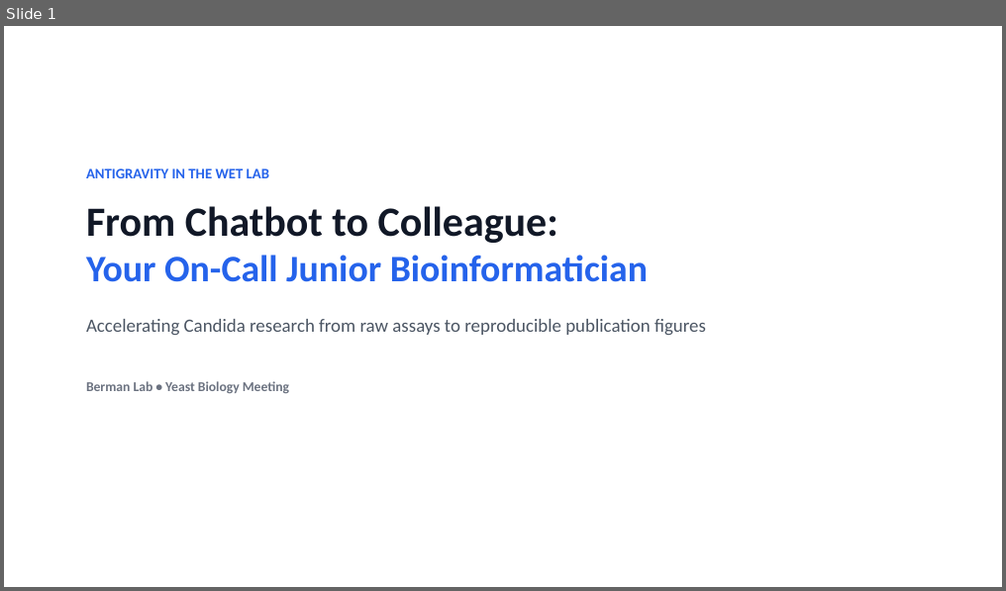
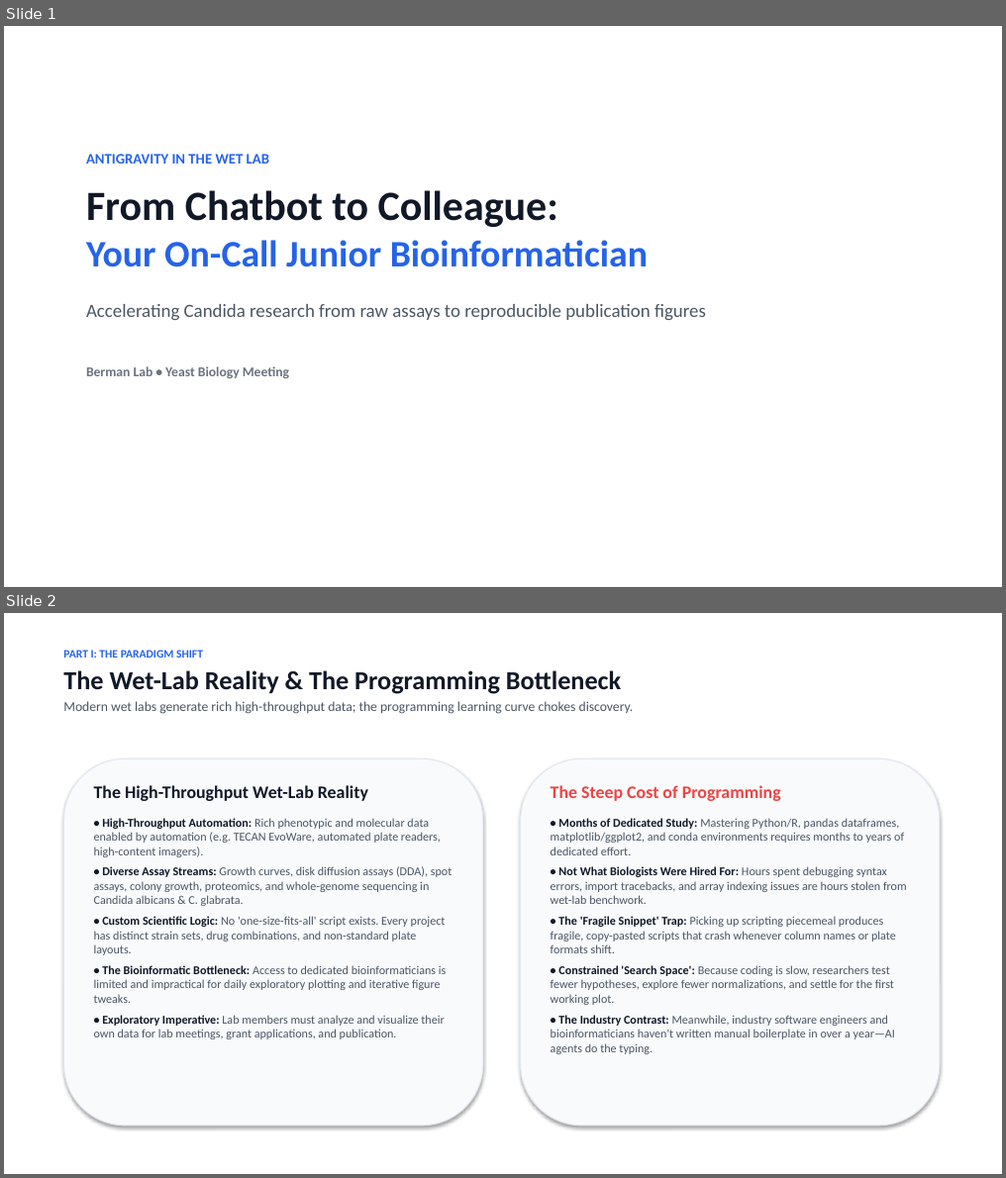
Before and after one commit to berman-lab/antigravity-intoduction-presentation, a slide deck: antigravity_lab_presentation.pptx. Shown one above the other, each under a label of ours: slide 1 before the commit, slides 1 and 2 after it. The pictures are 1006x591 and 1006x1178 pixels, drawn with LibreOffice and Linux fonts; fonts in the diff are those of the drawing. Boxes give left, top, right and bottom in pixels: in the first picture for what was removed or moved away, otherwise in the second. Text is boxed around its words. In the diff, an @@ line names an element or a change of style, - is before the commit and + after.

```diff
--- a/antigravity_lab_presentation.pptx
+++ b/antigravity_lab_presentation.pptx
@@ slide 2 added at (4, 613, 1002, 1174), background #FFFFFF @@
@@ text added at (63, 650, 634, 714), 13 pt, text #4B5563 @@
+PART I: THE PARADIGM SHIFT
+The Wet-Lab Reality & The Programming Bottleneck
+Modern wet labs generate rich high-throughput data; the programming learning curve chokes discovery.
@@ rounded rectangle added at (63, 759, 483, 1126), fill #F8FAFC, outline #E2E8F0 1 pt @@
@@ rounded rectangle added at (521, 759, 940, 1126), fill #F8FAFC, outline #E2E8F0 1 pt @@
@@ text added at (94, 785, 451, 1040), 11.5 pt, text #4B5563 @@
+The High-Throughput Wet-Lab Reality
+• High-Throughput Automation: Rich phenotypic and molecular data enabled by automation (e.g. TECAN EvoWare, automated plate readers, high-content imagers).
+• Diverse Assay Streams: Growth curves, disk diffusion assays (DDA), spot assays, colony growth, proteomics, and whole-genome sequencing in Candida albicans & C. glabrata.
+• Custom Scientific Logic: No 'one-size-fits-all' script exists. Every project has distinct strain sets, drug combinations, and non-standard plate layouts.
+• The Bioinformatic Bottleneck: Access to dedicated bioinformaticians is limited and impractical for daily exploratory plotting and iterative figure tweaks.
+• Exploratory Imperative: Lab members must analyze and visualize their own data for lab meetings, grant applications, and publication.
@@ text added at (550, 785, 907, 1055), 11.5 pt, text #4B5563 @@
+The Steep Cost of Programming
+• Months of Dedicated Study: Mastering Python/R, pandas dataframes, matplotlib/ggplot2, and conda environments requires months to years of dedicated effort.
+• Not What Biologists Were Hired For: Hours spent debugging syntax errors, import tracebacks, and array indexing issues are hours stolen from wet-lab benchwork.
+• The 'Fragile Snippet' Trap: Picking up scripting piecemeal produces fragile, copy-pasted scripts that crash whenever column names or plate formats shift.
+• Constrained 'Search Space': Because coding is slow, researchers test fewer hypotheses, explore fewer normalizations, and settle for the first working plot.
+• The Industry Contrast: Meanwhile, industry software engineers and bioinformaticians haven't written manual boilerplate in over a year—AI agents do the typing.
@@ slide 1 changed as well @@
@@ text "ANTIGRAVITY IN THE WET LAB": place and size @@
-text "ANTIGRAVITY IN THE WET LAB" at (86, 169, 706, 394)
+text "ANTIGRAVITY IN THE WET LAB" at (86, 154, 706, 379)
```
Also in this commit, not shown: 10 other slides changed, 16 other slides added, 7 slides removed, 1 other file.
